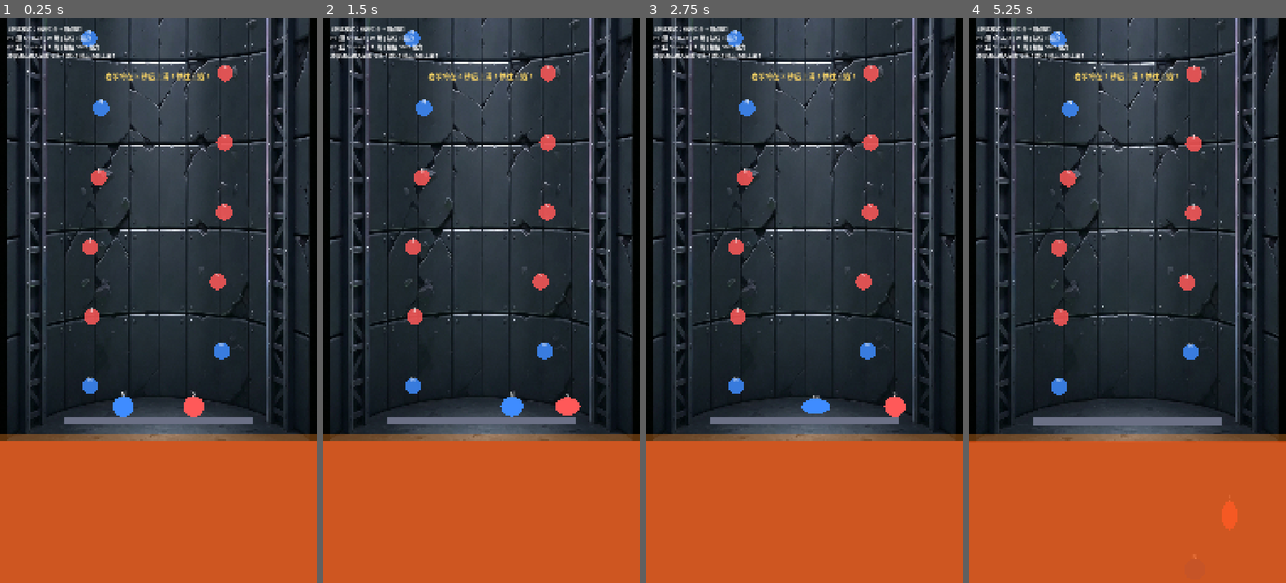
Above: before the commit, frames 1-4 (left to right).
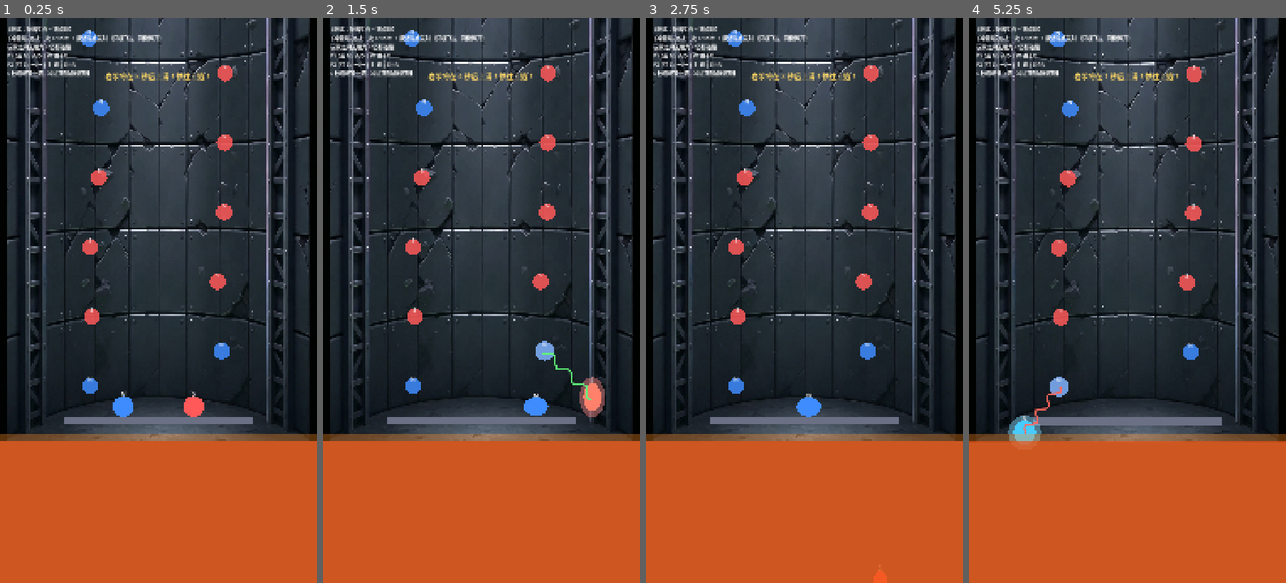
Above: after the commit, the same moments.

Repository: JanusChoi/MagSlimeArena
Game: Godot game, scene res://scenes/main_arena.tscn
Same seed, same stepped clock (60 frames per second), same inputs: the game is played once before the commit and once after it.
Inputs:
- Up to frame 1 (0.25 s): no input
- Up to frame 2 (1.5 s): tap Enter at 0.5 s; hold D 0.53-1.28 s; tap F (magnet_p1) at 0.6 s; hold A from 1.28 s (still down); tap Shift (magnet_p2) at 1.35 s
- Up to frame 3 (2.75 s): release A at 2.03 s; hold D from 2.03 s (still down); tap F (magnet_p1) at 2.1 s
- Up to frame 4 (5.25 s): release D at 2.78 s; hold W 2.78-3.53 s; tap Shift (magnet_p2) at 2.85, 4.35 s; hold A from 3.53 s (still down); tap F (magnet_p1) at 3.6, 5.1 s

The runs differ from the first frame. In frame 1, 1.4% of the frame differs, in the area x 2-52%, y 1-11%; in frame 2, 2.7%, in the area x 2-89%, y 1-71%; in frame 3, 1.8%; in frame 4, 2.2%.

Commit message:
Experiment: one-shot anchor impulse magnet, no player-vs-player pull.
Adds MagnetGameplay toggle (classic hold vs anchor impulse), disables
inter-player magnet on this branch, and documents rollback in PLAYTEST.md.

Co-authored-by: Cursor <cursoragent@cursor.com>

Diff:
--- a/scripts/main_arena.gd
+++ b/scripts/main_arena.gd
@@ -1,5 +1,11 @@
 extends Node2D
+class_name MainArena
 ## 主竞技场：左右交替平台、终点线、屏幕固定岩浆 + 世界上滚。
+
+enum MagnetGameplay {
+	CLASSIC_HOLD,
+	ANCHOR_IMPULSE_ONE_SHOT,
+}
 
 const ARENA_HEIGHT := 3100.0
 const ARENA_WIDTH := 1080.0
@@ -11,6 +17,18 @@
 
 ## 极端测试：仅出生台 + 垂直锚点链（Inspector 可关）
 @export var anchor_only_climb_test: bool = true
+
+@export_group("Magnet Gameplay")
+@export var magnet_gameplay: MagnetGameplay = MagnetGameplay.ANCHOR_IMPULSE_ONE_SHOT
+@export var magnet_affects_players: bool = false
+
+@export_group("Anchor Impulse (one-shot F/Shift)")
+@export var impulse_max_range: float = 520.0
+@export var impulse_attract_speed: float = 960.0
+@export var impulse_repel_speed: float = 840.0
+@export var impulse_up_bias: float = 0.48
+@export var impulse_distance_bonus: float = 0.35
+
 const ANCHOR_ONLY_COUNT := 14
 const ANCHOR_ONLY_VERT_STEP := 118.0
 
@@ -406,14 +424,20 @@
 
 
 func _update_controls_hint() -> void:
-	if _controls_hint:
-		var mode_line := "【测试模式：仅出生台 + 锚点链】\n" if anchor_only_climb_test else ""
-		_controls_hint.text = (
-			mode_line
-			+ "P1 (蓝 N): A/D | W 跳 | 按住 F 磁力\n"
-			+ "P2 (红 S): ←/→ | ↑ 跳 | 按住 Shift 磁力\n"
-			+ "异极锚点进入范围可续 1 跳 · 5 秒后场景上滚！"
-		)
+	if _controls_hint == null:
+		return
+	var lines: PackedStringArray = []
+	if anchor_only_climb_test:
+		lines.append("【测试：仅出生台 + 锚点链】")
+	if magnet_gameplay == MagnetGameplay.ANCHOR_IMPULSE_ONE_SHOT:
+		lines.append("【冲量磁力】按一次 F/Shift → 最近锚点发射（异极飞过 · 同极弹开）")
+		lines.append("玩家之间无磁力，仍有碰撞")
+	else:
+		lines.append("按住 F/Shift 持续磁力")
+	lines.append("P1 (蓝 N): A/D | W 跳 | F")
+	lines.append("P2 (红 S): ←/→ | ↑ 跳 | Shift")
+	lines.append("5 秒后场景上滚 · 冲过顶部虚线获胜")
+	_controls_hint.text = "\n".join(lines)
 
 
 func _on_player_eliminated(_fallen_id: int, _winner_name: String) -> void:
--- a/scripts/slime_player.gd
+++ b/scripts/slime_player.gd
@@ -1,6 +1,6 @@
 class_name SlimePlayer
 extends RigidBody2D
-## 史莱姆玩家：平台跳跃 + 散布锚点续跳 + 磁力对战。
+## 史莱姆玩家：平台跳跃 + 锚点交互 + 磁力（持续 / 单次冲量两种模式）。
 
 @export var player_id: int = 1
 @export var move_force: float = 1200.0
@@ -12,7 +12,7 @@
 @export var prefer_player_targets: bool = true
 @export var debug_jump: bool = false
 
-@export_group("Anchor Jump")
+@export_group("Anchor Jump (classic mode)")
 @export var anchor_entry_radius: float = 58.0
 @export var anchor_highlight_sec: float = 0.35
 
@@ -43,6 +43,8 @@
 
 var polarity: int = 1
 var _magnet_active: bool = false
+var _magnet_was_pressed: bool = false
+var _magnet_just_pressed: bool = false
 var _magnet_link_phase: float = 0.0
 var _jumps_remaining: int = 0
 var _jump_was_pressed: bool = false
@@ -52,6 +54,9 @@
 var _highlight_anchor: Node2D = null
 var _highlight_timer: float = 0.0
 var _just_granted_anchor_jump: bool = false
+var _impulse_link_target: Node2D = null
+var _impulse_link_timer: float = 0.0
+var _magnet_flash_timer: float = 0.0
 
 const _INPUT_KEYS := {
 	1: {
@@ -88,6 +93,10 @@
 	_update_squash_stretch(delta)
 	_update_magnet_link(delta)
 	_update_anchor_highlight(delta)
+	if _impulse_link_timer > 0.0:
+		_impulse_link_timer -= delta
+	if _magnet_flash_timer > 0.0:
+		_magnet_flash_timer -= delta
 
 
 func _physics_process(_delta: float) -> void:
@@ -98,19 +107,87 @@
 	_update_magnet_state()
 
 	var grounded := _is_grounded()
-	if grounded:
-		_jump_granted_anchors.clear()
+
+	if _uses_impulse_mode():
+		if _magnet_just_pressed:
+			_trigger_anchor_impulse()
 	else:
-		_check_anchor_jump_entry()
-
-	if _magnet_active:
-		_apply_magnetism()
+		if grounded:
+			_jump_granted_anchors.clear()
+		else:
+			_check_anchor_jump_entry()
+		if _magnet_active:
+			_apply_magnetism()
 
 	_handle_movement()
 	_handle_jump(grounded)
 	_clamp_horizontal_speed()
 	_update_magnet_visual()
 	_flush_pending_jump()
+
+
+func _arena() -> MainArena:
+	return get_parent() as MainArena
+
+
+func _uses_impulse_mode() -> bool:
+	var arena := _arena()
+	return arena != null and arena.magnet_gameplay == MainArena.MagnetGameplay.ANCHOR_IMPULSE_ONE_SHOT
+
+
+func _magnet_targets_players() -> bool:
+	var arena := _arena()
+	if arena == null:
+		return prefer_player_targets
+	return arena.magnet_affects_players
+
+
+func _trigger_anchor_impulse() -> void:
+	var arena := _arena()
+	if arena == null:
+		return
+
+	var anchor := _find_closest_anchor_in_range(arena.impulse_max_range)
+	if anchor == null:
+		return
+
+	var to_anchor := anchor.global_position - global_position
+	var dist := to_anchor.length()
+	if dist < 0.001:
+		return
+
+	var dir := to_anchor / dist
+	var interaction: int = polarity * _MagneticUtilsScript.get_polarity(anchor)
+	sleeping = false
+
+	if interaction < 0:
+		var fly_dir := (dir + Vector2(0.0, -arena.impulse_up_bias)).normalized()
+		var speed := arena.impulse_attract_speed + dist * arena.impulse_distance_bonus
+		linear_velocity = fly_dir * speed
+	else:
+		var speed := arena.impulse_repel_speed + dist * arena.impulse_distance_bonus * 0.6
+		linear_velocity = -dir * speed
+
+	_flash_anchor(anchor)
+	_impulse_link_target = anchor
+	_impulse_link_timer = 0.45
+	_magnet_flash_timer = 0.3
+	_just_granted_anchor_jump = true
+
+
+func _find_closest_anchor_in_range(max_range: float) -> Node2D:
+	var best: Node2D = null
+	var best_dist := INF
+	for node in get_tree().get_nodes_in_group("magnetic_anchors"):
+		if not node is Node2D:
+			continue
+		var anchor := node as Node2D
+		var dist := global_position.distance_to(anchor.global_position)
+		if dist > max_range or dist >= best_dist:
+			continue
+		best_dist = dist
+		best = anchor
+	return best
 
 
 func set_eliminated() -> void:
@@ -204,10 +281,13 @@
 func _update_magnet_state() -> void:
 	var keys := _get_keys()
 	var action: StringName = keys["magnet_action"]
-	_magnet_active = (
+	var pressed := (
 		Input.is_action_pressed(action)
 		or Input.is_physical_key_pressed(keys["magnet"])
 	)
+	_magnet_just_pressed = pressed and not _magnet_was_pressed
+	_magnet_active = pressed
+	_magnet_was_pressed = pressed
 
 
 func _handle_movement() -> void:
@@ -267,23 +347,34 @@
 
 
 func _find_closest_magnetic_target() -> Node2D:
+	if _uses_impulse_mode():
+		if _impulse_link_target != null and is_instance_valid(_impulse_link_target) and _impulse_link_timer > 0.0:
+			return _impulse_link_target
+		return _find_closest_anchor_in_range(_arena().impulse_max_range if _arena() else 520.0)
+
 	var closest: Node2D = null
 	var closest_dist_sq := INF
 	var closest_player: Node2D = null
 	var closest_player_dist_sq := INF
+	var allow_players := _magnet_targets_players()
 
 	for node in get_tree().get_nodes_in_group("magnetic_entities"):
 		if node == self or not node is Node2D:
+			continue
+		if node.is_in_group("magnetic_anchors"):
+			pass
+		elif node.is_in_group("players") and not allow_players:
 			continue
 		var dist_sq := global_position.distance_squared_to(node.global_position)
 		if dist_sq < closest_dist_sq:
 			closest_dist_sq = dist_sq
 			closest = node
-		if prefer_player_targets and node.is_in_group("players") and dist_sq < closest_player_dist_sq:
-			closest_player_dist_sq = dist_sq
-			closest_player = node
-
-	if prefer_player_targets and closest_player != null:
+		if allow_players and prefer_player_targets and node.is_in_group("players"):
+			if dist_sq < closest_player_dist_sq:
+				closest_player_dist_sq = dist_sq
+				closest_player = node
+
+	if allow_players and prefer_player_targets and closest_player != null:
 		if closest == null or closest_player_dist_sq <= closest_dist_sq * 1.35:
 			return closest_player
 
@@ -316,7 +407,13 @@
 	if not _magnet_link.has_method("set_wavy_line"):
 		return
 
-	if not _is_magnet_pressed():
+	var show_link := false
+	if _uses_impulse_mode():
+		show_link = _impulse_link_timer > 0.0 and _impulse_link_target != null
+	else:
+		show_link = _is_magnet_pressed()
+
+	if not show_link:
 		_magnet_link.set_wavy_line(PackedVector2Array(), Color.WHITE, false)
 		return
 
@@ -334,14 +431,12 @@
 		_magnet_link_phase,
 	)
 	var link_color := _get_magnet_link_color_for_target(target)
-	_magnet_link.line_width = magnet_link_width
+	_magnet_link.line_width = magnet_link_width + (2.0 if _uses_impulse_mode() else 0.0)
 	_magnet_link.set_wavy_line(local_points, link_color, true)
 
 
 func _is_magnet_pressed() -> bool:
-	var keys := _get_keys()
-	var action: StringName = keys["magnet_action"]
-	return Input.is_action_pressed(action) or Input.is_physical_key_pressed(keys["magnet"])
+	return _magnet_active
 
 
 func _build_wavy_line(
@@ -380,8 +475,11 @@
 
 
 func _clamp_horizontal_speed() -> void:
+	var cap := max_horizontal_speed
+	if _uses_impulse_mode():
+		cap = maxf(max_horizontal_speed, 920.0)
 	var velocity := linear_velocity
-	velocity.x = clampf(velocity.x, -max_horizontal_speed, max_horizontal_speed)
+	velocity.x = clampf(velocity.x, -cap, cap)
 	linear_velocity = velocity
 
 
@@ -399,12 +497,15 @@
 
 func _update_magnet_visual() -> void:
 	if _magnet_ring:
-		_magnet_ring.visible = _magnet_active
+		if _uses_impulse_mode():
+			_magnet_ring.visible = _magnet_flash_timer > 0.0
+		else:
+			_magnet_ring.visible = _magnet_active
 
 	if _visual and not _eliminated:
-		if _just_granted_anchor_jump:
+		if _just_granted_anchor_jump or _magnet_flash_timer > 0.0:
 			_visual.modulate = Color(1.15, 1.45, 1.2)
-		elif _magnet_active:
+		elif _magnet_active and not _uses_impulse_mode():
 			_visual.modulate = Color(1.35, 1.35, 1.5)
 		else:
 			_visual.modulate = Color.WHITE
Not shown, added: PLAYTEST.md
